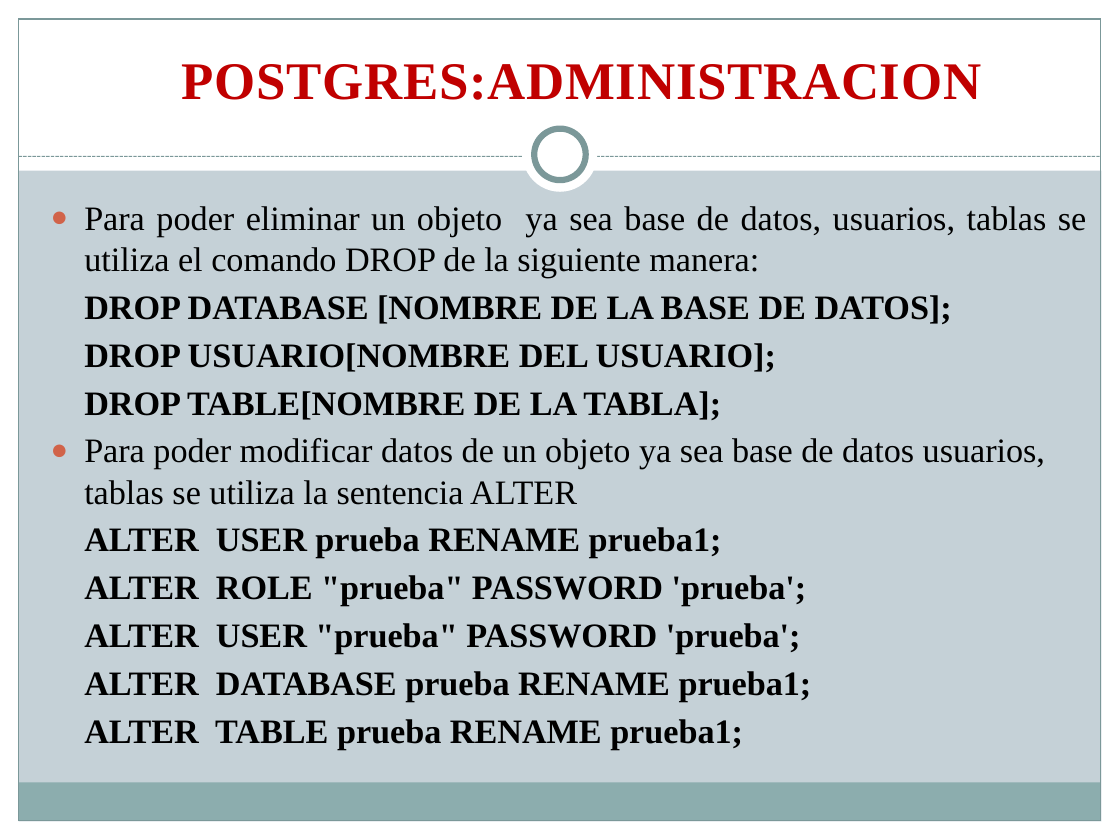
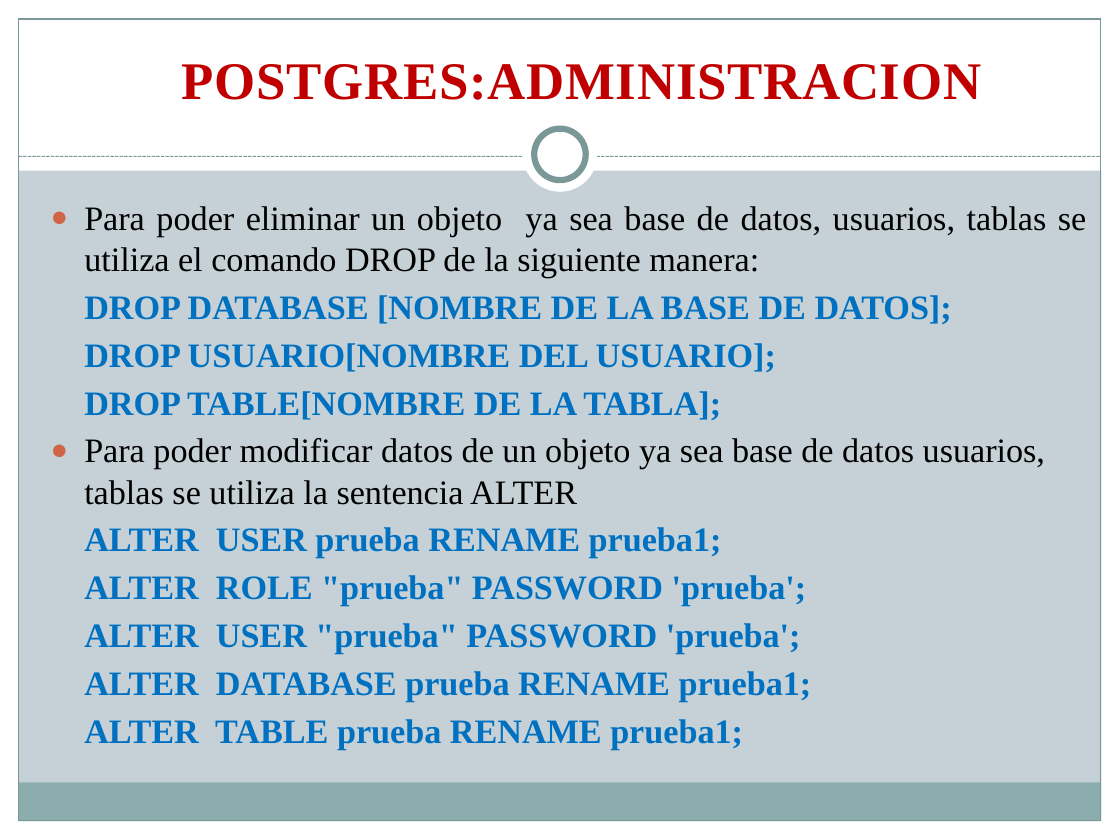
Before and after one commit to rudyrsr/Curso-DBMS, a slide deck: slide 25 of Dia 7 Y 8/Dia 7 - 8.pptx (slide 16 before the commit). Drawn at 1120x840 pixels with LibreOffice and Linux fonts; fonts in the diff are those of the drawing. Boxes give left, top, right and bottom in pixels: in the first picture for what was removed or moved away, otherwise in the second. Text is boxed around its words. In the diff, an @@ line names an element or a change of style, - is before the commit and + after.

```diff
--- a/Dia 7 Y 8/Dia 7 - 8.pptx
+++ b/Dia 7 Y 8/Dia 7 - 8.pptx
@@ text at [84,295,952,750]: text colour #000000 to #0070C0 in "DROP DATABASE [NOMBRE DE LA BASE DE ...", "DROP USUARIO[NOMBRE DEL USUARIO];", "DROP TABLE[NOMBRE DE LA TABLA];", "ALTER USER prueba RENAME prueba1;" and 4 more places @@
```
Also in this commit, not shown: 1 other slide changed, 9 slides added, 2 other files.
